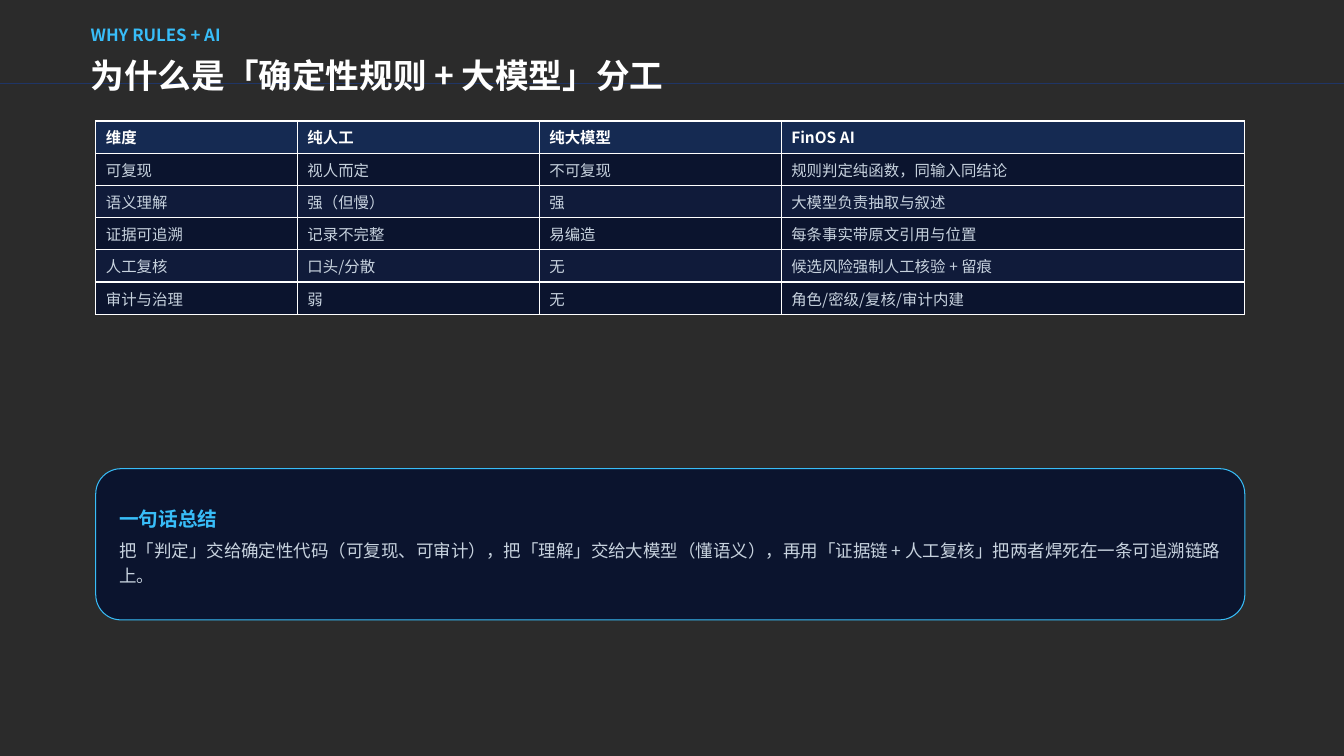
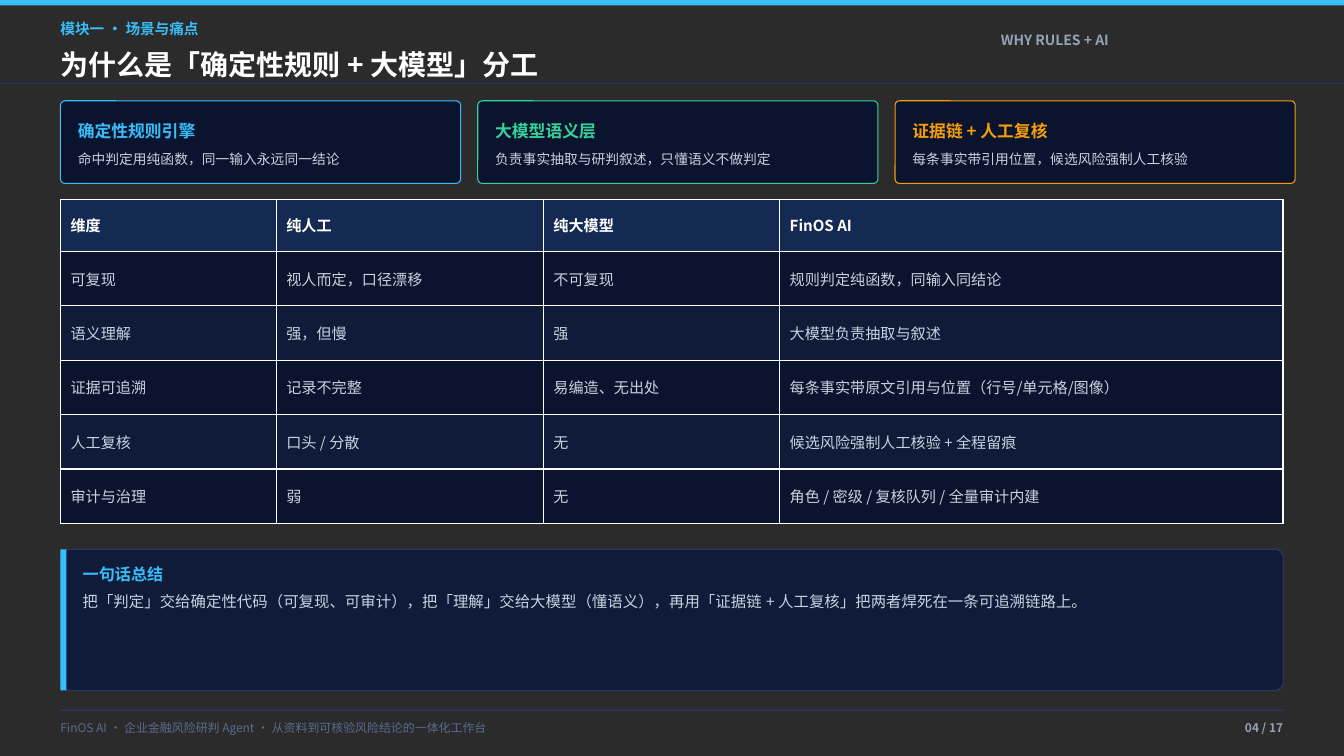
Before and after one commit to Leterhong/FinOS-AI, a slide deck: slide 4 of FinOS-AI-项目路演.pptx (slide 6 before the commit). Drawn at 1344x756 pixels with LibreOffice and Linux fonts; fonts in the diff are those of the drawing; background and template pictures are left out; a plain dark background stands for a picture behind light text. Boxes give left, top, right and bottom in pixels: in the first picture for what was removed or moved away, otherwise in the second. Text is boxed around its words. In the diff, an @@ line names an element or a change of style, - is before the commit and + after.

Commit message:
docs: 路演 PPT 精简为 17 页高密度四模块版，产品截图改用浅色模式

```diff
--- a/FinOS-AI-项目路演.pptx
+++ b/FinOS-AI-项目路演.pptx
@@ rectangle added at [0,0,1344,6], fill #38BDF8 @@
@@ text added at [60,21,199,36], 10.5 pt, text #38BDF8, bold @@
+模块一 · 场景与痛点
@@ text "WHY RULES + AI": place and size @@
-text "WHY RULES + AI" at [91,28,220,41]
+text "WHY RULES + AI" at [1001,34,1109,45]
@@ text "WHY RULES + AI" at [1001,34,1109,45]: size 12 to 10 pt, text colour #38BDF8 to #94A3B8; alignment left to right; line spacing 1.25 to 1.2 @@
@@ text "为什么是「确定性规则 + 大模型」分工": place and size @@
-text "为什么是「确定性规则 + 大模型」分工" at [91,59,664,91]
+text "为什么是「确定性规则 + 大模型」分工" at [60,51,538,78]
@@ text "为什么是「确定性规则 + 大模型」分工" at [60,51,538,78]: size 24 to 20 pt; line spacing 1.25 to 1.2 @@
@@ rounded rectangle added at [60,101,461,184], fill #0B142E, outline #38BDF8 0.75 pt, 9.8 pt, text #C7D2DE @@
+确定性规则引擎
+命中判定用纯函数，同一输入永远同一结论
@@ rounded rectangle added at [478,101,878,184], fill #0B142E, outline #34D399 0.75 pt, 9.8 pt, text #C7D2DE @@
+大模型语义层
+负责事实抽取与研判叙述，只懂语义不做判定
@@ rounded rectangle added at [895,101,1296,184], fill #0B142E, outline #F59E0B 0.75 pt, 9.8 pt, text #C7D2DE @@
+证据链 + 人工复核
+每条事实带引用位置，候选风险强制人工核验
@@ table at [60,200,1282,523] @@
-row 2, column 2: 视人而定
+row 2, column 2: 视人而定，口径漂移
-row 3, column 2: 强（但慢）
+row 3, column 2: 强，但慢
-row 4, column 3: 易编造
+row 4, column 3: 易编造、无出处
-row 4, column 4: 每条事实带原文引用与位置
+row 4, column 4: 每条事实带原文引用与位置（行号/单元格/图像）
-row 5, column 2: 口头/分散
+row 5, column 2: 口头 / 分散
-row 5, column 4: 候选风险强制人工核验 + 留痕
+row 5, column 4: 候选风险强制人工核验 + 全程留痕
-row 6, column 4: 角色/密级/复核/审计内建
+row 6, column 4: 角色 / 密级 / 复核队列 / 全量审计内建
@@ size 11 to 10.8 pt in "维度", "纯人工", "纯大模型", "FinOS AI" and 13 more places @@
@@ table: place and size @@
-table at [96,121,1245,315]
+table at [60,200,1282,523]
@@ rounded rectangle added at [60,549,1284,691], fill #101B3A, outline #2A3A66 0.75 pt @@
@@ rectangle added at [60,549,67,691], fill #38BDF8 @@
@@ text "一句话总结": place and size @@
-text "一句话总结" at [96,469,1245,620]
+text "一句话总结" at [83,566,1087,609]
@@ text "一句话总结" at [83,566,1087,609]: size 14 to 11.5 pt in "一句话总结"; size 12.5 to 11 pt; line spacing 1.1 to 1.2; less space between paragraphs; line spacing 1.2 to 1.22; vertical alignment middle to top; fill #0B142E to none; outline #38BDF8 0.75 pt to none @@
@@ rectangle added at [60,710,1284,711], fill #2A3A66 @@
@@ text added at [60,722,487,735], 8.5 pt, text #5A6B8F @@
+FinOS AI · 企业金融风险研判 Agent · 从资料到可核验风险结论的一体化工作台
@@ text added at [1245,723,1283,732], 8.5 pt, text #94A3B8, bold @@
+04 / 17
```
Also in this commit, not shown: 13 other slides changed, 3 slides added, 8 slides removed, 14 other files.
